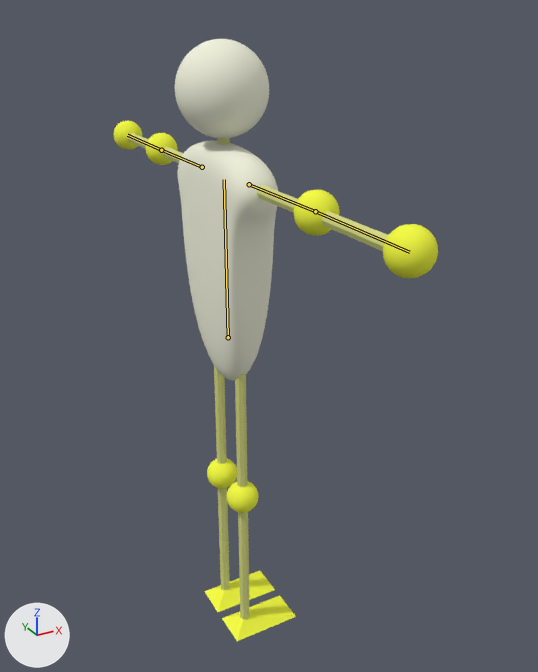
One commit to the Blender file examples/fixed_camera_game/data/creatures/humanoid/humanoid.blend: the scene before it, then after it.
One viewpoint serves both versions: a 50 mm lens placed at (-0.93, -1.96, 2.07), pointed at (0.13, -0.04, 1.11). The lights are fixed; the arrows at lower left show +X, +Y and +Z. The bones that change are drawn over the model as lines.

Objects in the first picture: 'Arm1.L', 'Arm1.L.001', 'Arm1.R', 'Arm2.L', 'Arm2.R', 'ArmMiddle.L', 'ArmMiddle.R', 'Corpse', 'Foot.L', 'Foot.R', 'Hand.L', 'Hand.R', 'Leg1.L', 'Leg1.R', 'Leg2.L', 'Leg2.R', 'LegMiddle.R', 'Sphere'.
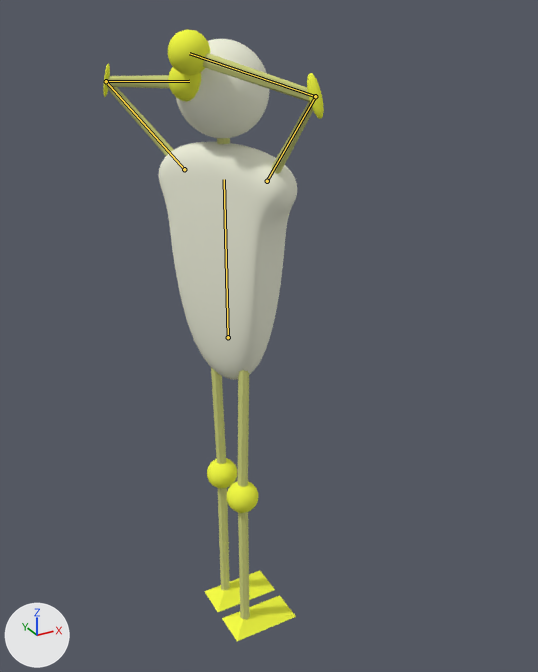
The newer file adds an action. The first version stands in its rest pose; the second is drawn at frame 61 of the action 'Action'.

Patch to the scene script:
```diff
--- a/examples/fixed_camera_game/data/creatures/humanoid/humanoid.blend.py
+++ b/examples/fixed_camera_game/data/creatures/humanoid/humanoid.blend.py
@@ bone_corpse @@
 bone_corpse = bpy.data.objects['Armature'].pose.bones['Corpse']
-bone_corpse.rotation_quaternion = (1.0, 0.0, 0.0, 0.0)  # degrees (0, 0, 0)
+bone_corpse.rotation_quaternion = (0.979, 0.0, 0.206, 0.0)  # degrees (0, 24, 0)
@@ bone_arm1_l @@
 bone_arm1_l = bpy.data.objects['Armature'].pose.bones['Arm1.L']  # child of 'CorpseToArm.L'
-bone_arm1_l.rotation_quaternion = (1.0, 0.0, 0.0, 0.0)  # degrees (0, 0, 0)
+bone_arm1_l.rotation_quaternion = (0.897, -0.192, 0.081, 0.391)  # degrees (-17, 17, 44)
@@ bone_arm2_l @@
 bone_arm2_l = bpy.data.objects['Armature'].pose.bones['Arm2.L']  # child of 'Arm1.L'
-bone_arm2_l.rotation_quaternion = (1.0, 0.0, 0.0, 0.0)  # degrees (0, 0, 0)
+bone_arm2_l.rotation_quaternion = (0.13, -0.844, 0.453, -0.254)  # degrees (-152, -18, -61)
@@ bone_arm1_r @@
 bone_arm1_r = bpy.data.objects['Armature'].pose.bones['Arm1.R']  # child of 'CorpseToArm.R'
-bone_arm1_r.rotation_quaternion = (1.0, 0.0, 0.0, 0.0)  # degrees (0, 0, 0)
+bone_arm1_r.rotation_quaternion = (0.899, -0.19, -0.101, -0.383)  # degrees (-16, -19, -43)
@@ bone_arm2_r @@
 bone_arm2_r = bpy.data.objects['Armature'].pose.bones['Arm2.R']  # child of 'Arm1.R'
-bone_arm2_r.rotation_quaternion = (1.0, 0.0, 0.0, 0.0)  # degrees (0, 0, 0)
+bone_arm2_r.rotation_quaternion = (0.278, -0.805, -0.495, 0.17)  # degrees (-142, 0, 63)
```

Boxes (x1, y1, x2, y2) around the edits, measured in the pictures (538 x 672 px):
'Corpse', posed (39% wider)
    before: (178, 141, 278, 381)
    after: (158, 142, 297, 380)
'Hand.R', posed (23% narrower, 15% shorter)
    before: (383, 224, 438, 278)
    after: (168, 29, 210, 75)
'Arm2.R', posed
    before: (322, 211, 388, 251)
    after: (203, 53, 310, 102)
'ArmMiddle.R', posed (62% narrower)
    before: (294, 190, 340, 235)
    after: (307, 73, 324, 119)
'Leg1.R', posed (8% narrower)
    before: (235, 374, 247, 487)
    after: (238, 370, 249, 487)
'Hand.L', posed
    before: (113, 121, 142, 150)
    after: (168, 67, 201, 102)
'Arm1.R', posed
    before: (257, 185, 298, 213)
    after: (272, 102, 313, 174)
'Leg1.L', posed
    before: (214, 366, 227, 464)
    after: (211, 367, 226, 464)
'Arm1.L', posed
    before: (162, 147, 183, 163)
    after: (107, 87, 174, 156)
'Arm2.L', posed
    before: (128, 133, 148, 149)
    after: (107, 75, 170, 88)
'ArmMiddle.L', posed
    before: (146, 133, 178, 165)
    after: (103, 63, 110, 97)
'Arm1.L.001', posed
    both: (217, 138, 230, 144)
bone 'Arm1.L', root to tip
    before: (202, 167) to (161, 150)
    after: (184, 169) to (106, 81)
bone 'Arm2.L', root to tip
    before: (161, 150) to (127, 135)
    after: (106, 81) to (189, 81)
bone 'Arm1.R', root to tip
    before: (249, 184) to (315, 211)
    after: (267, 181) to (315, 96)
bone 'Arm2.R', root to tip
    before: (315, 211) to (409, 252)
    after: (315, 96) to (189, 53)
